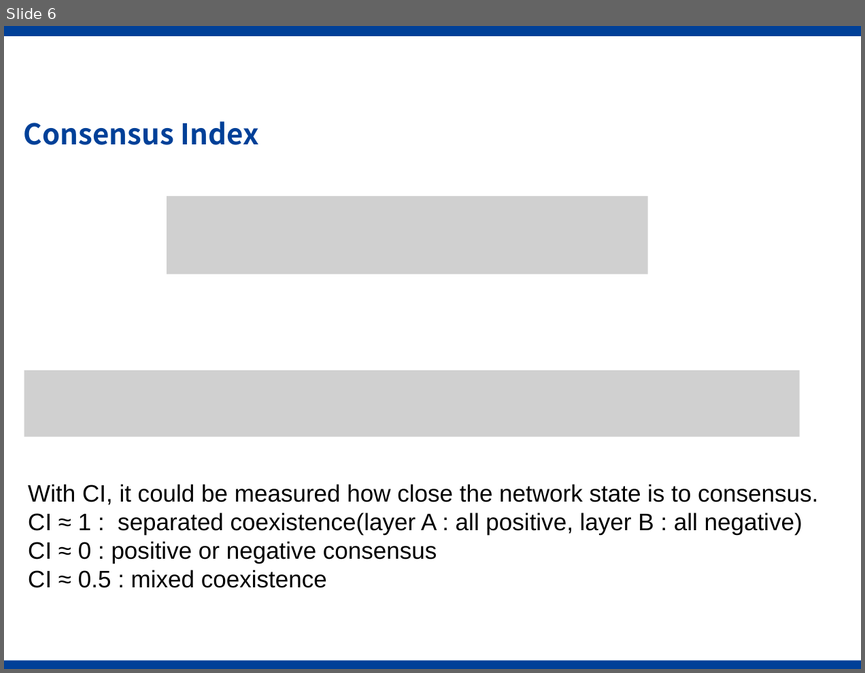
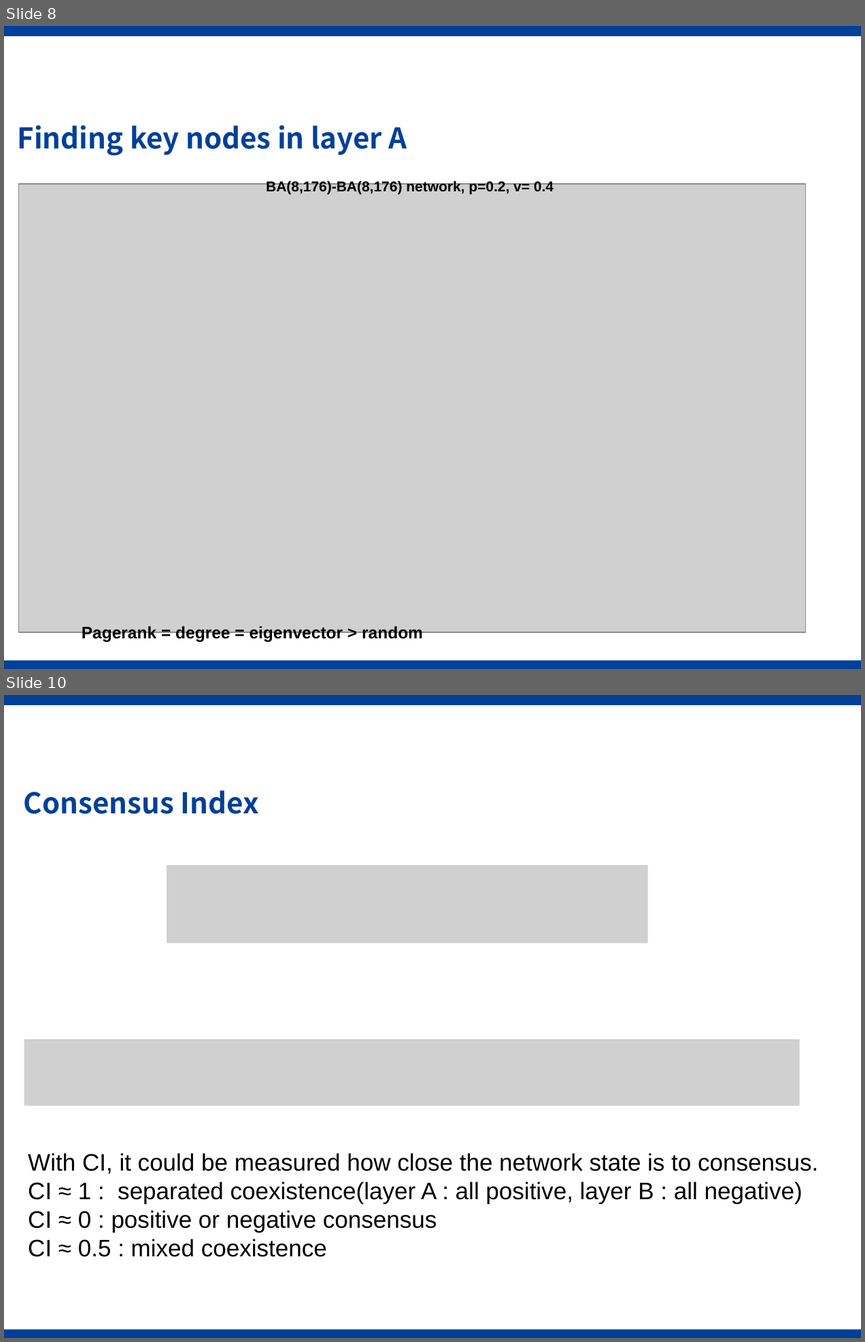
Before and after one commit to leighsix/thesisgit, a slide deck: progress12.pptx. Shown one above the other, each under a label of ours: slide 6 before the commit, slides 8 and 10 after it; the slides between them are not shown. The pictures are 865x673 and 865x1342 pixels, drawn with LibreOffice and Linux fonts; fonts in the diff are those of the drawing; grey boxes stand for pictures; background and template pictures are left out. Boxes give left, top, right and bottom in pixels: in the first picture for what was removed or moved away, otherwise in the second. Text is boxed around its words. In the diff, an @@ line names an element or a change of style, - is before the commit and + after.

```diff
--- a/progress12.pptx
+++ b/progress12.pptx
@@ slide 8 added at <box>4,26,861,669</box>, background #FFFFFF; not listed: 2 template elements that a slide beside it also shows @@
@@ title added at <box>17,125,407,156</box>, 24 pt, text #004098, bold @@
+Finding key nodes in layer A
@@ picture added at <box>18,184,805,632</box> @@
@@ text added at <box>266,180,553,194</box>, 12 pt, text #000000, bold @@
+BA(8,176)-BA(8,176) network, p=0.2, v= 0.4
@@ text added at <box>82,626,423,642</box>, 14 pt, text #000000, bold @@
+Pagerank = degree = eigenvector > random
@@ what was slide 6 is now slide 10 @@
```
Also in this commit, not shown: 2 slides changed, 3 other slides added, 4 slides removed.
